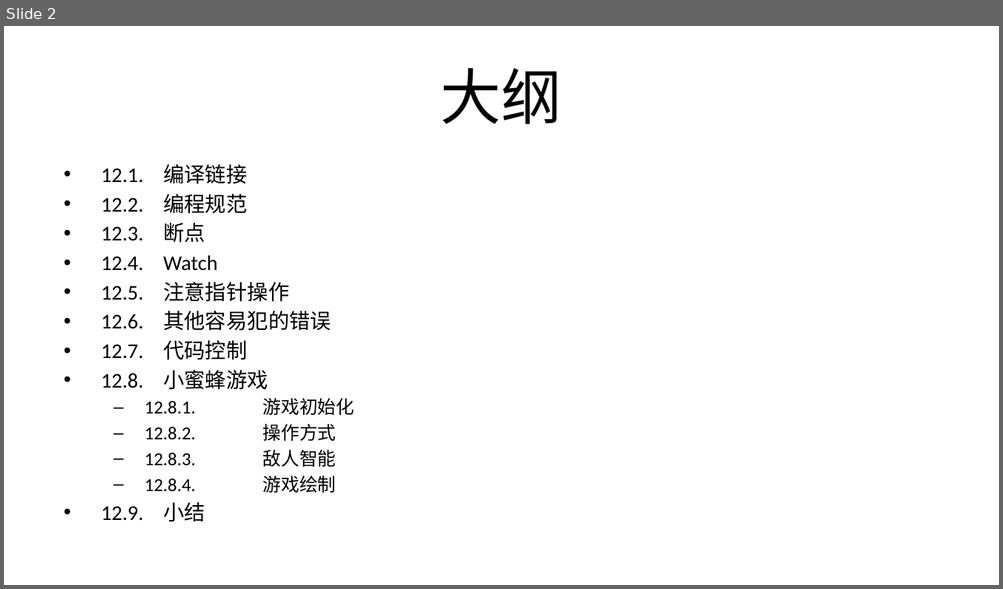
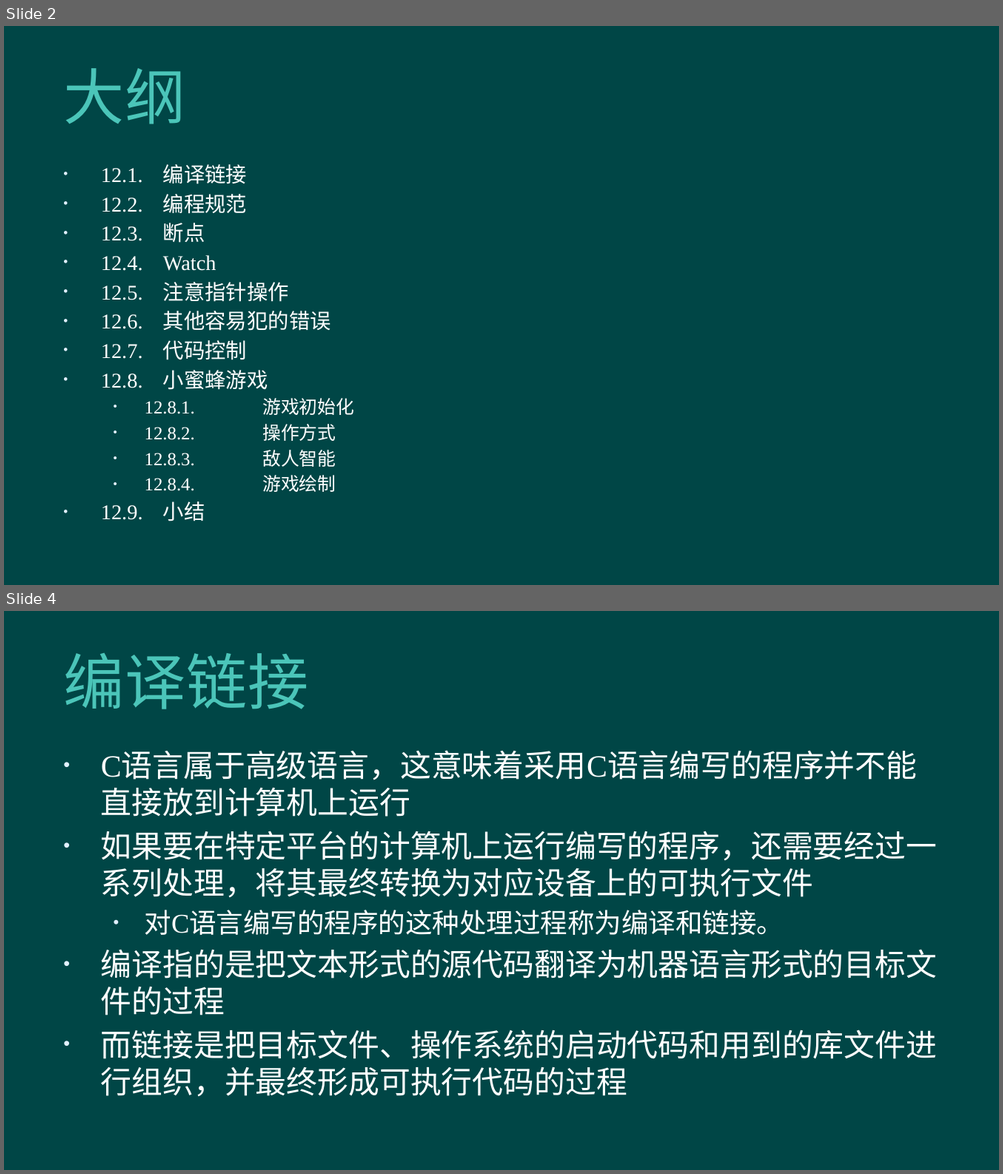
Before and after one commit to hanhonglei/Course_BasicGameProgramming, a slide deck: 第12章 程序调试技巧/第12章 程序调试技巧.pptx. Shown one above the other, each under a label of ours: slide 2 before the commit, slides 2 and 4 after it; the slides between them are not shown. The pictures are 1003x589 and 1003x1174 pixels, drawn with LibreOffice and Linux fonts; fonts in the diff are those of the drawing; background and template pictures are left out. Boxes give left, top, right and bottom in pixels: in the first picture for what was removed or moved away, otherwise in the second. Text is boxed around its words. In the diff, an @@ line names an element or a change of style, - is before the commit and + after.

```diff
--- a/第12章 程序调试技巧/第12章 程序调试技巧.pptx
+++ b/第12章 程序调试技巧/第12章 程序调试技巧.pptx
@@ slide 4 added at <box>4,611,999,1170</box>, background #004646 @@
@@ title added at <box>63,653,308,709</box>, 44 pt, text #4BC5B9 @@
+编译链接
@@ text added at <box>101,753,936,1097</box>, 22.4 pt, text #FFFFFF @@
+• C语言属于高级语言，这意味着采用C语言编写的程序并不能直接放到计算机上运行
+• 如果要在特定平台的计算机上运行编写的程序，还需要经过一系列处理，将其最终转换为对应设备上的可执行文件
+  • 对C语言编写的程序的这种处理过程称为编译和链接。
+• 编译指的是把文本形式的源代码翻译为机器语言形式的目标文件的过程
+• 而链接是把目标文件、操作系统的启动代码和用到的库文件进行组织，并最终形成可执行代码的过程
@@ slide 2 changed as well @@
@@ background #FFFFFF to #004646 @@
@@ title "大纲" at <box>63,68,185,124</box>: text colour #000000 to #4BC5B9, letter spacing 0 to 0.5 pt; alignment centre to left @@
@@ text "12.1. 编译链接" at <box>101,164,354,492</box>: font Calibri to Times New Roman, text colour #000000 to #FFFFFF; bullet – to • @@
```
Also in this commit, not shown: 1 other slide changed, 44 other slides added.
